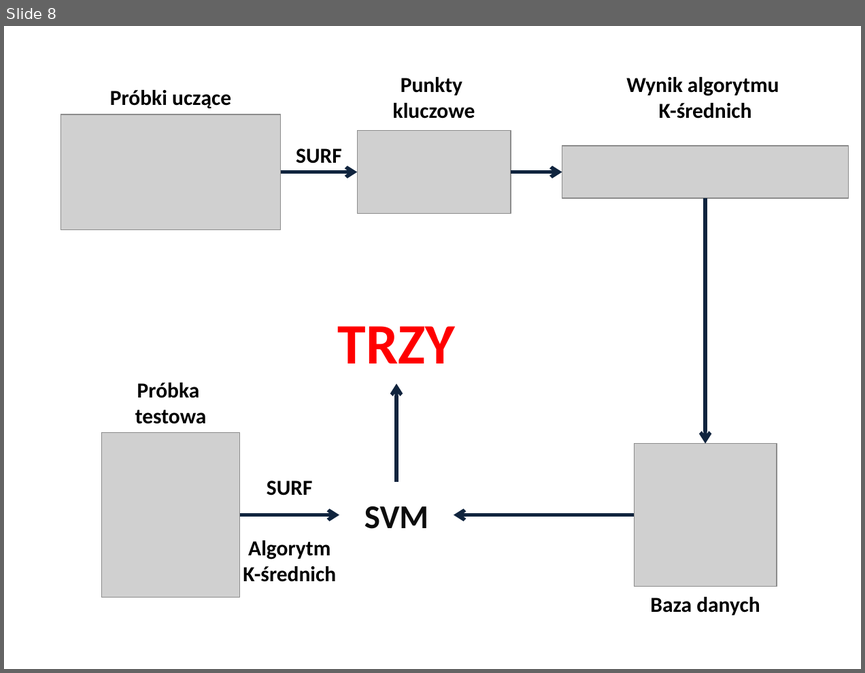
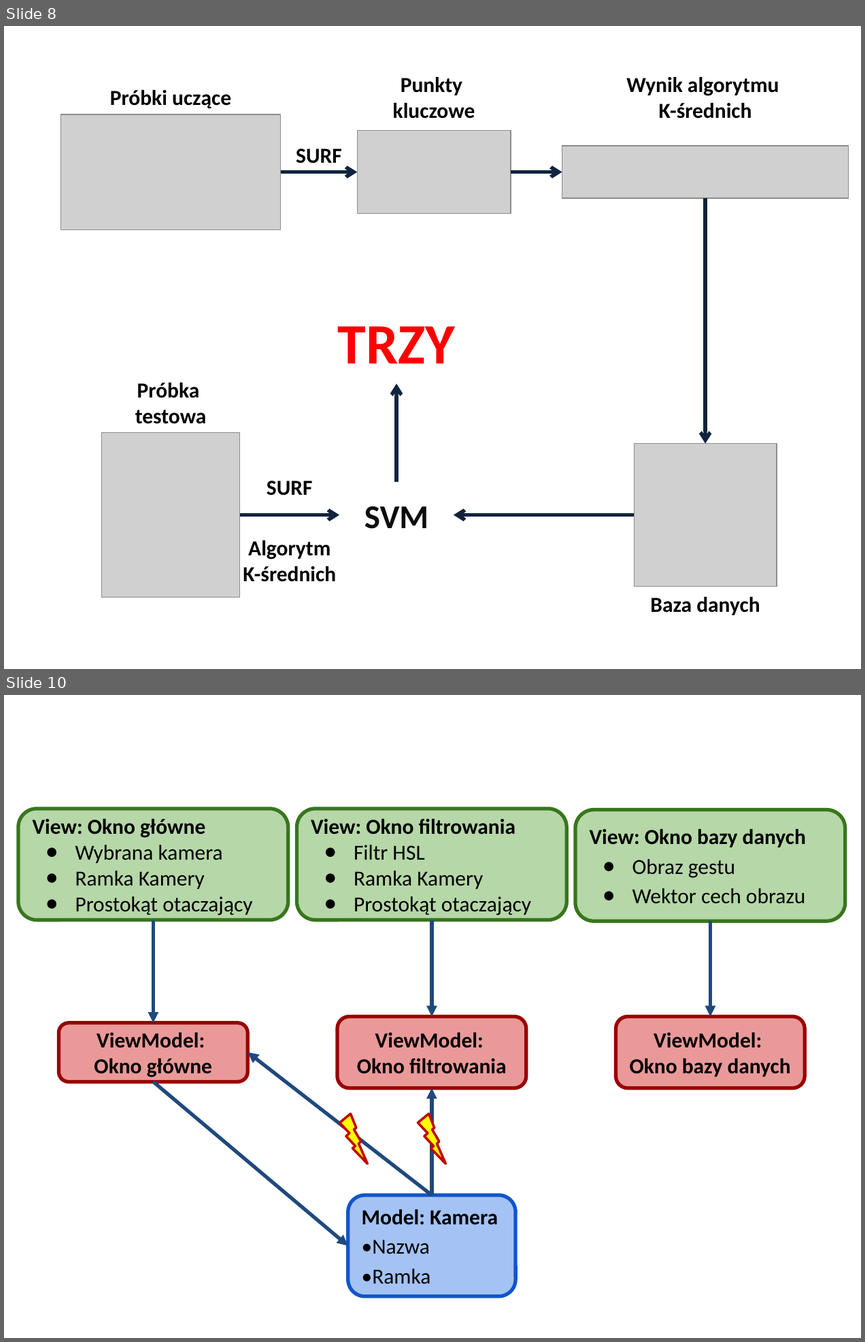
Before and after one commit to dobrzynskikam/Praca-Magisterska, a slide deck: Praca/PrezentacjaZawierajacaObrazyPracy.pptx. Shown one above the other, each under a label of ours: slide 8 before the commit, slides 8 and 10 after it; the slides between them are not shown. The pictures are 865x673 and 865x1342 pixels, drawn with LibreOffice and Linux fonts; fonts in the diff are those of the drawing; grey boxes stand for pictures. Boxes give left, top, right and bottom in pixels: in the first picture for what was removed or moved away, otherwise in the second. Text is boxed around its words. In the diff, an @@ line names an element or a change of style, - is before the commit and + after.

```diff
--- a/Praca/PrezentacjaZawierajacaObrazyPracy.pptx
+++ b/Praca/PrezentacjaZawierajacaObrazyPracy.pptx
@@ slide 10 added at [4,695,861,1338], background #FFFFFF @@
@@ group added at [18,809,845,1295]: 7 rounded rectangles, 6 arrows, 2 lightning bolts @@
+View: Okno główne
+● Wybrana kamera
+● Ramka Kamery
+● Prostokąt otaczający
+View: Okno bazy danych
+● Obraz gestu
+● Wektor cech obrazu
+View: Okno filtrowania
+● Filtr HSL
+● Ramka Kamery
+● Prostokąt otaczający
+ViewModel:
+Okno główne
+ViewModel:
+Okno bazy danych
+ViewModel:
+Okno filtrowania
+Model: Kamera
+•Nazwa
+•Ramka
```
Also in this commit, not shown: 1 other slide added, 22 other files.
